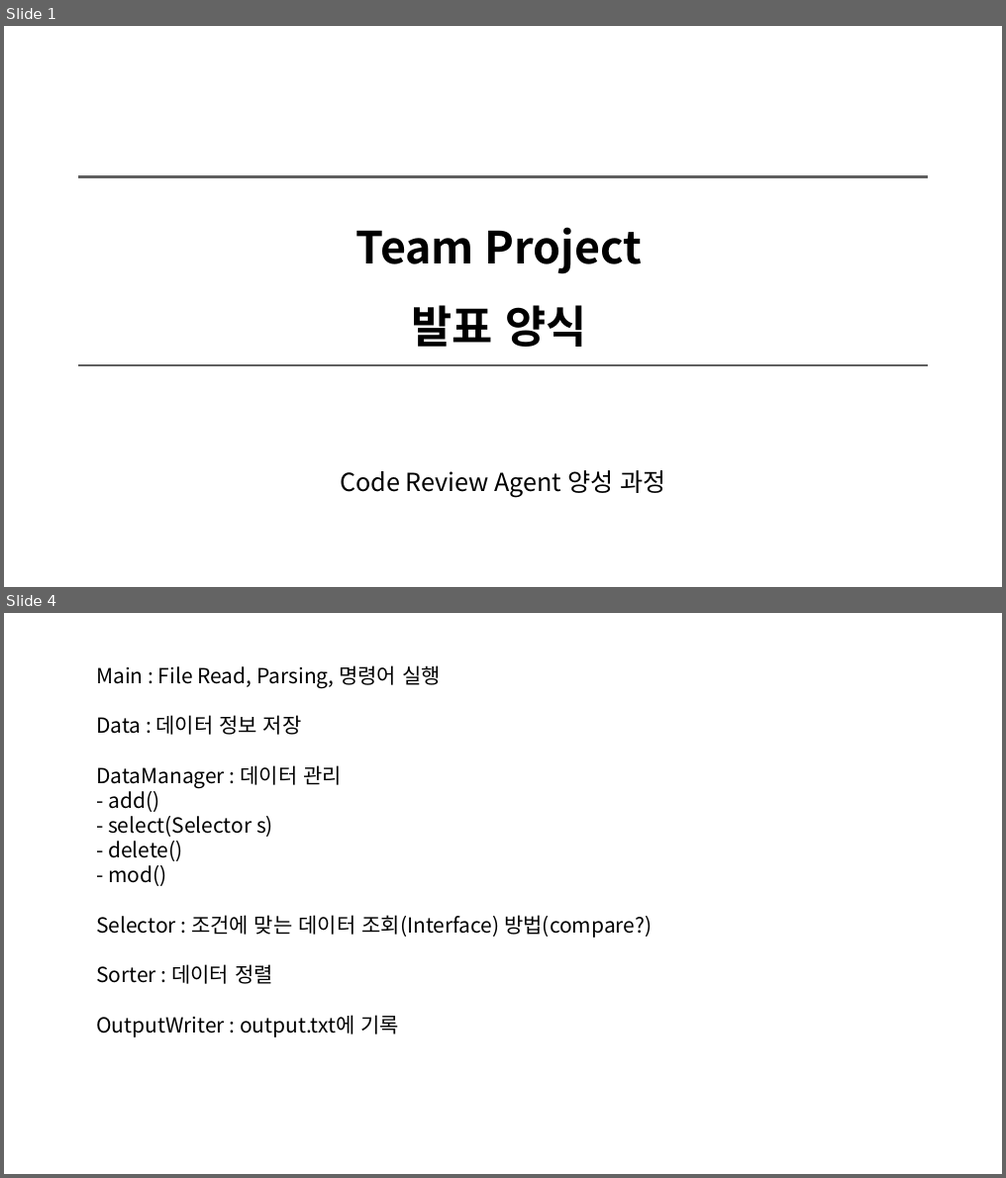
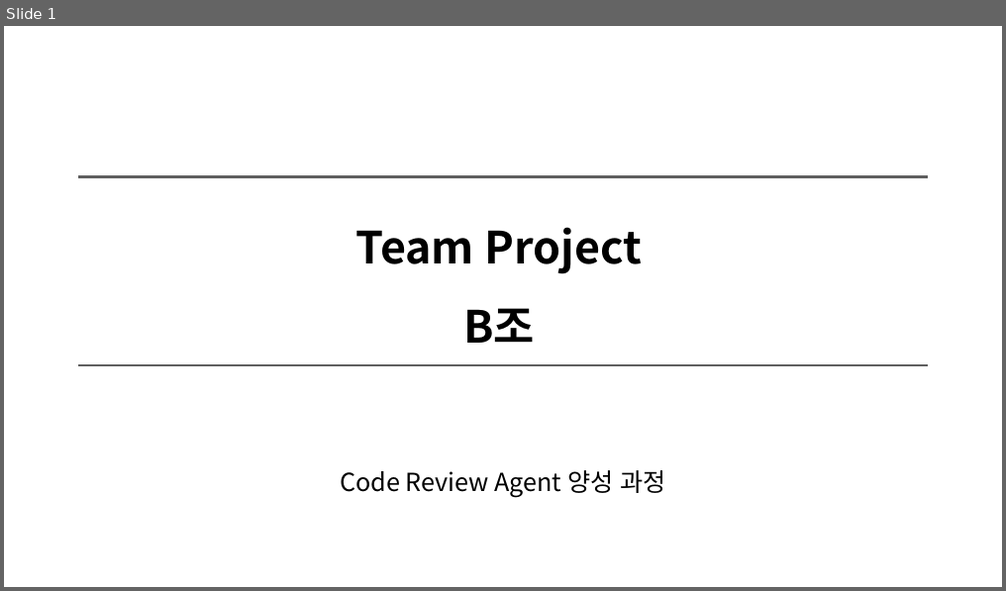
Before and after one commit to Rakjunyang/BeautifulCode, a slide deck: 팀프로젝트＿발표양식_B조.pptx. Shown one above the other, each under a label of ours: slides 1 and 4 before the commit, slide 1 after it; the slides between them are not shown. The pictures are 1006x1178 and 1006x591 pixels, drawn with LibreOffice and Linux fonts; fonts in the diff are those of the drawing. Boxes give left, top, right and bottom in pixels: in the first picture for what was removed or moved away, otherwise in the second. Text is boxed around its words. In the diff, an @@ line names an element or a change of style, - is before the commit and + after.

Commit message:
발표 자료 앞부분 작성 후 upload

```diff
--- a/팀프로젝트＿발표양식_B조.pptx
+++ b/팀프로젝트＿발표양식_B조.pptx
@@ slide 4 removed at box(4, 613, 1002, 1174), background #FFFFFF @@
@@ text removed at box(96, 665, 651, 1038) @@
-Main : File Read, Parsing, 명령어 실행
-Data : 데이터 정보 저장
-DataManager : 데이터 관리
-- add()
-- select(Selector s)
-- delete()
-- mod()
-Selector : 조건에 맞는 데이터 조회(Interface) 방법(compare?)
-Sorter : 데이터 정렬
-OutputWriter : output.txt에 기록
@@ slide 1 changed as well @@
@@ text at box(356, 227, 642, 343): text changed @@
-Team Project
-발표 양식
+Team Project
+B조
```
Also in this commit, not shown: 2 other slides changed, 7 slides added, 7 other slides removed.
